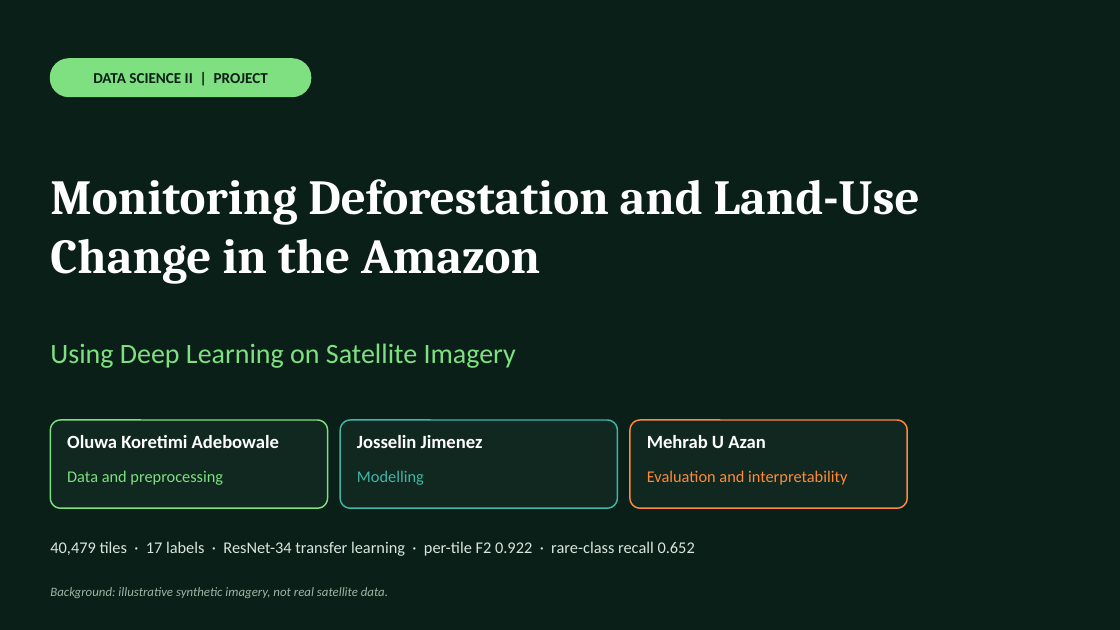
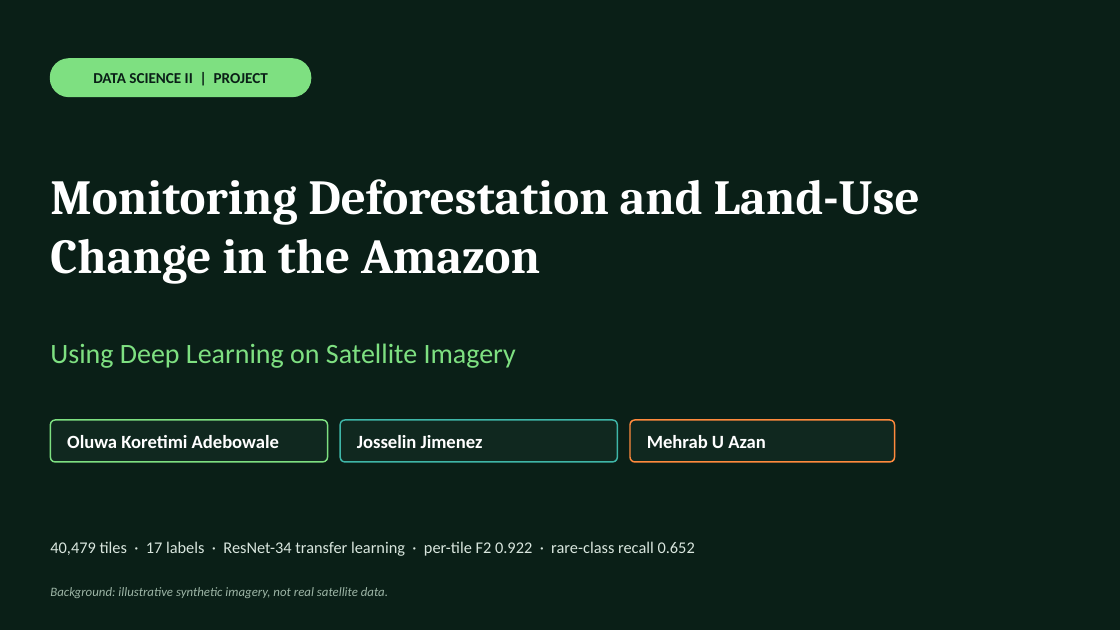
Before and after one commit to MehrabAzan/Amazon-Deforestation, a slide deck: slide 1 of Amazon_Deforestation_DeepLearning.pptx. Drawn at 1120x630 pixels with LibreOffice and Linux fonts; fonts in the diff are those of the drawing; background and template pictures are left out. Boxes give left, top, right and bottom in pixels: in the first picture for what was removed or moved away, otherwise in the second. Text is boxed around its words. In the diff, an @@ line names an element or a change of style, - is before the commit and + after.

```diff
--- a/Amazon_Deforestation_DeepLearning.pptx
+++ b/Amazon_Deforestation_DeepLearning.pptx
@@ rounded rectangle: place and size @@
-rounded rectangle at (50,420,328,508)
+rounded rectangle at (50,420,328,462)
@@ rounded rectangle: place and size @@
-rounded rectangle at (340,420,618,508)
+rounded rectangle at (340,420,618,462)
@@ rounded rectangle: place and size @@
-rounded rectangle at (630,420,907,508)
+rounded rectangle at (630,420,895,462)
@@ text removed at (67,470,223,485) @@
-Data and preprocessing
@@ text removed at (357,470,424,485) @@
-Modelling
@@ text removed at (647,470,847,485) @@
-Evaluation and interpretability
```
Also in this commit, not shown: 17 other slides changed.
